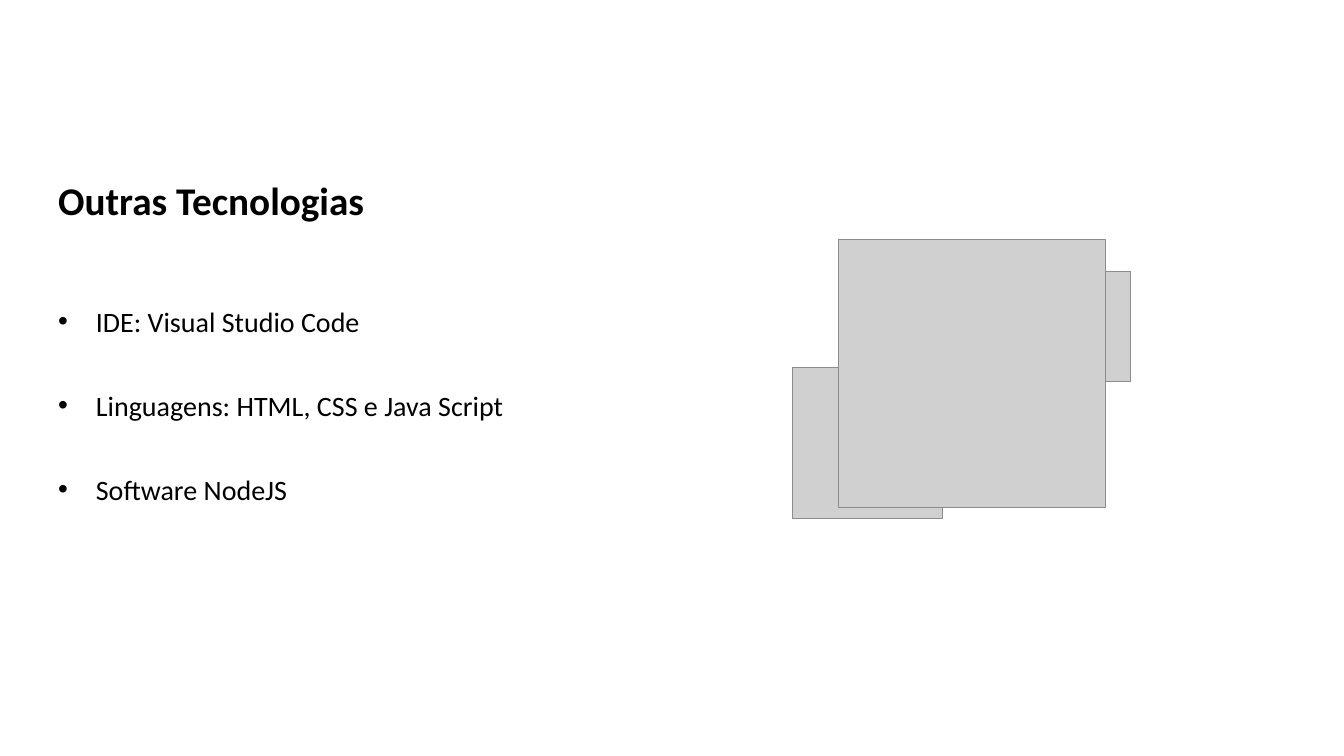
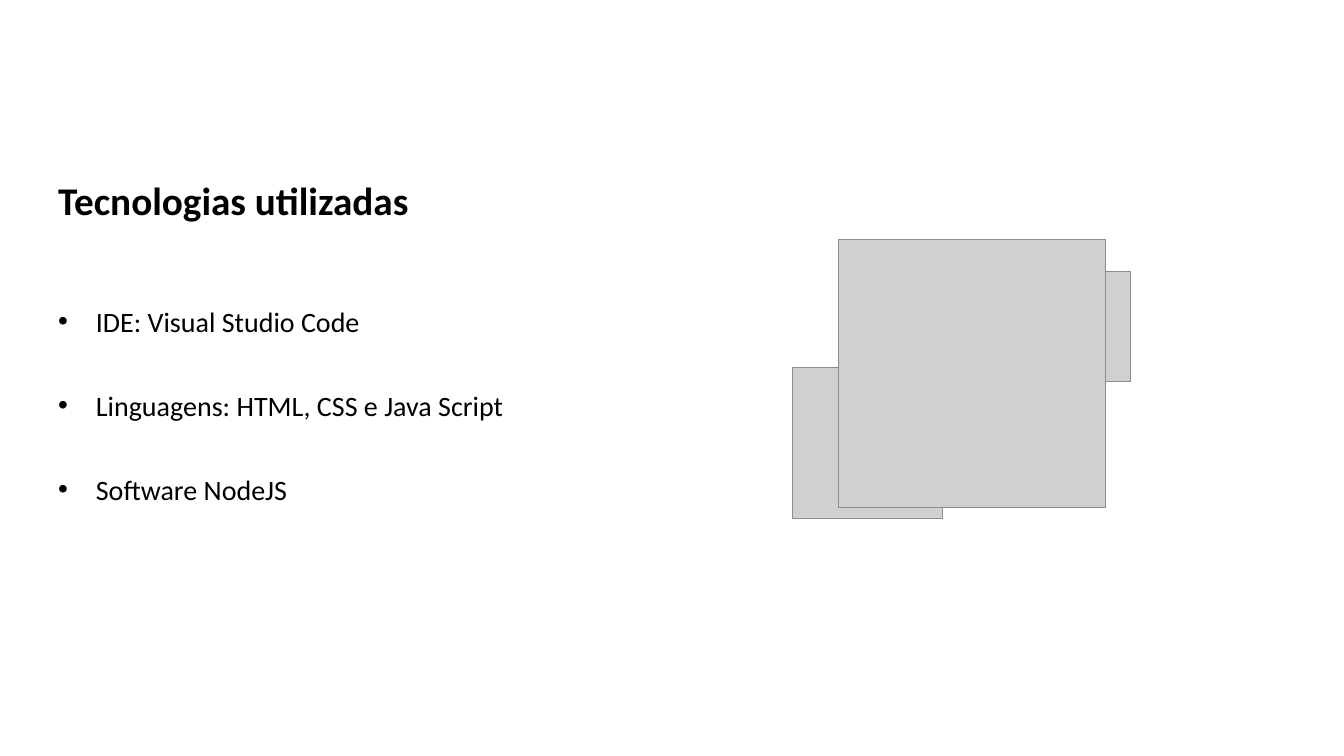
Before and after one commit to mrlmurilo/PixelCat, a slide deck: slide 13 of Documentacao/Apresentação TCC.pptx (slide 12 before the commit). Drawn at 1344x756 pixels with LibreOffice and Linux fonts; fonts in the diff are those of the drawing; grey boxes stand for pictures; background and template pictures are left out. Boxes give left, top, right and bottom in pixels: in the first picture for what was removed or moved away, otherwise in the second. Text is boxed around its words. In the diff, an @@ line names an element or a change of style, - is before the commit and + after.

```diff
--- a/Documentacao/Apresentação TCC.pptx
+++ b/Documentacao/Apresentação TCC.pptx
@@ text at bbox=[58, 187, 408, 222]: text changed @@
-Outras Tecnologias
+Tecnologias utilizadas
```
Also in this commit, not shown: 1 other slide changed, 1 slide added, 19 other files.
